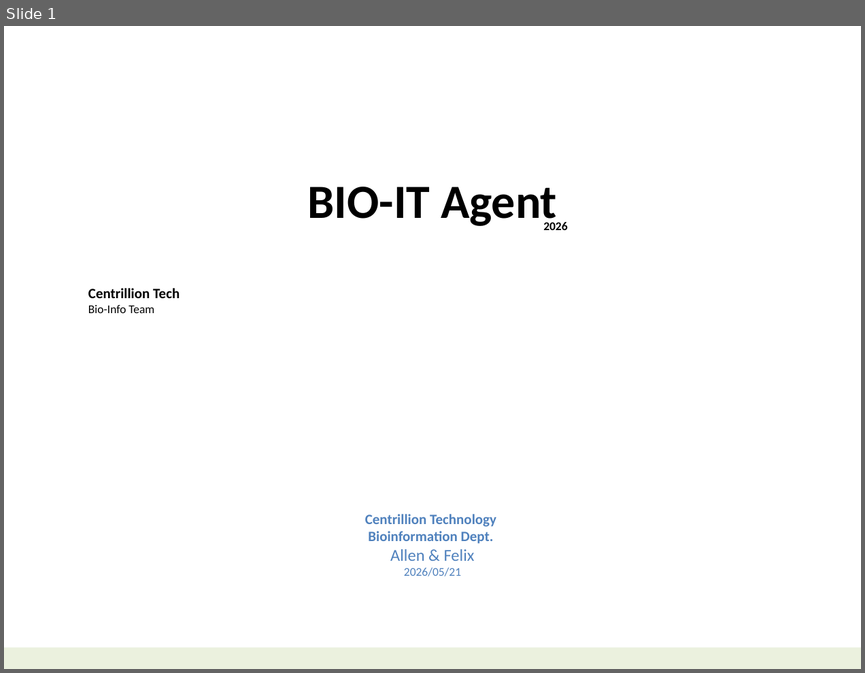
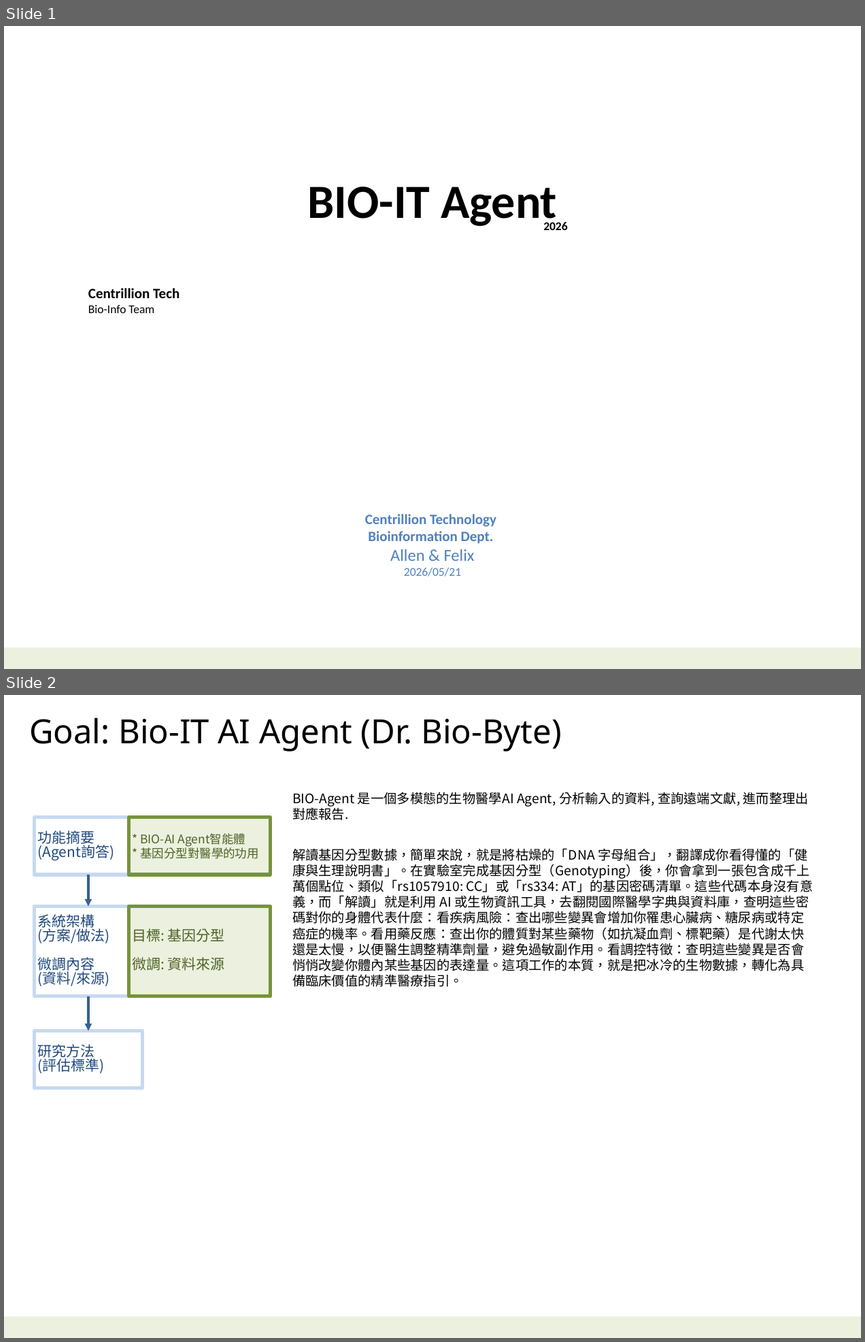
Before and after one commit to navibator/crazy-ai, a slide deck: bio-it-agent.pptx. Shown one above the other, each under a label of ours: slide 1 before the commit, slides 1 and 2 after it. The pictures are 865x673 and 865x1342 pixels, drawn with LibreOffice and Linux fonts; fonts in the diff are those of the drawing. Boxes give left, top, right and bottom in pixels: in the first picture for what was removed or moved away, otherwise in the second. Text is boxed around its words. In the diff, an @@ line names an element or a change of style, - is before the commit and + after.

Commit message:
bio-it agent

```diff
--- a/bio-it-agent.pptx
+++ b/bio-it-agent.pptx
@@ slide 2 added at box(4, 695, 861, 1338), background #FFFFFF; not listed: 1 template element that a slide beside it also shows @@
@@ text added at box(29, 717, 562, 751), 28 pt, text #000000 @@
+Goal: Bio-IT AI Agent (Dr. Bio-Byte)
@@ text added at box(292, 792, 813, 987), 11 pt, text #000000 @@
+BIO-Agent 是一個多模態的生物醫學AI Agent, 分析輸入的資料, 查詢遠端文獻, 進而整理出對應報告.
+解讀基因分型數據，簡單來說，就是將枯燥的「DNA 字母組合」，翻譯成你看得懂的「健康與生理說明書」。在實驗室完成基因分型（Genotyping）後，你會拿到一張包含成千上萬個點位、類似「rs1057910: CC」或「rs334: AT」的基因密碼清單。這些代碼本身沒有意義，而「解讀」就是利用 AI 或生物資訊工具，去翻閱國際醫學字典與資料庫，查明這些密碼對你的身體代表什麼：看疾病風險：查出哪些變異會增加你罹患心臟病、糖尿病或特定癌症的機率。看用藥反應：查出你的體質對某些藥物（如抗凝血劑、標靶藥）是代謝太快還是太慢，以便醫生調整精準劑量，避免過敏副作用。看調控特徵：查明這些變異是否會悄悄改變你體內某些基因的表達量。這項工作的本質，就是把冰冷的生物數據，轉化為具備臨床價值的精準醫療指引。
@@ rectangle added at box(34, 817, 142, 875), outline #C6D9F1 3 pt, 12 pt, text #1F497D @@
+功能摘要
+(Agent詢答)
@@ rectangle added at box(129, 817, 271, 875), fill #EBF1DE, outline #77933C 3 pt, 10 pt, text #4F6228 @@
+* BIO-AI Agent智能體
+* 基因分型對醫學的功用
@@ arrow added from (88, 875) to (88, 906), #376092 2 pt @@
@@ rectangle added at box(34, 906, 142, 996), outline #C6D9F1 3 pt, 12 pt, text #1F497D @@
+系統架構
+(方案/做法)
+微調內容
+(資料/來源)
@@ rectangle added at box(129, 906, 271, 996), fill #EBF1DE, outline #77933C 3 pt, 12 pt, text #4F6228 @@
+目標: 基因分型
+微調: 資料來源
@@ arrow added from (88, 996) to (88, 1031), #376092 2 pt @@
@@ rectangle added at box(34, 1031, 142, 1088), outline #C6D9F1 3 pt, 12 pt, text #1F497D @@
+研究方法
+(評估標準)
```
Also in this commit, not shown: 5 other slides added, 6 slides removed, 4 other files.
